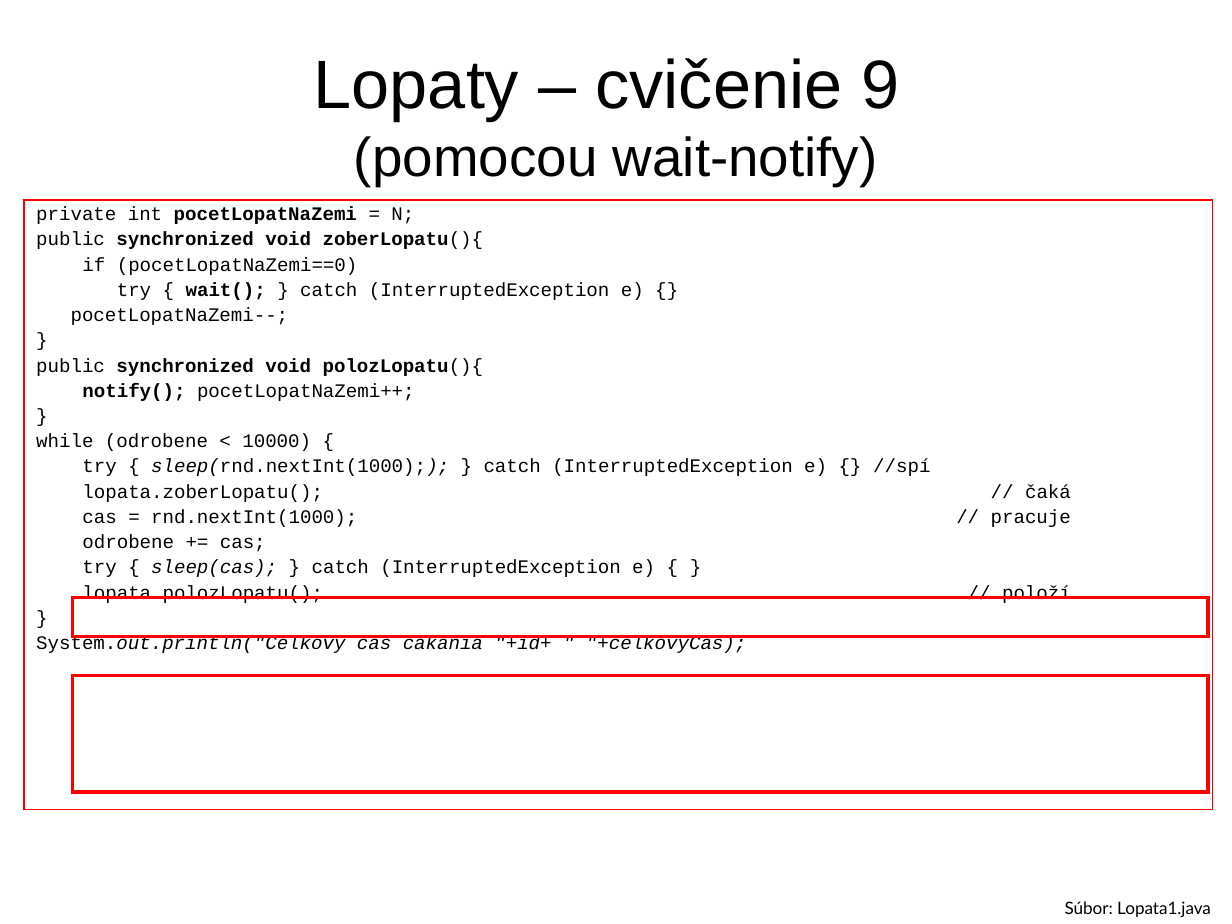
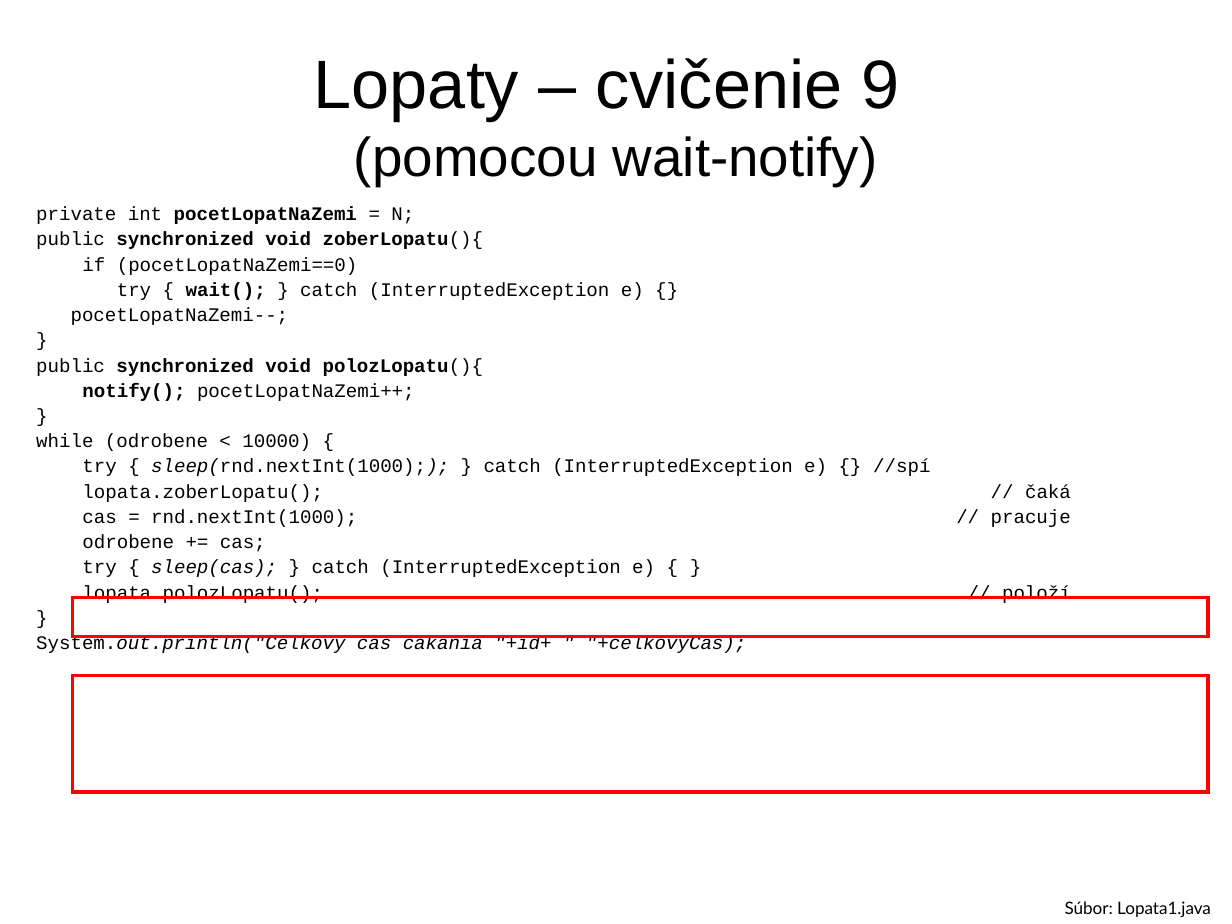
Before and after one commit to Programovanie4/Prednasky, a slide deck: slide 20 of 09/09_java.ppt. Drawn at 1232x924 pixels with LibreOffice and Linux fonts; fonts in the diff are those of the drawing. Boxes give left, top, right and bottom in pixels: in the first picture for what was removed or moved away, otherwise in the second. Text is boxed around its words. In the diff, an @@ line names an element or a change of style, - is before the commit and + after.

```diff
--- a/09/09_java.ppt
+++ b/09/09_java.ppt
@@ text "private int pocetLopatNaZemi = N;": place and size @@
-text "private int pocetLopatNaZemi = N;" at [25, 200, 1214, 809]
+text "private int pocetLopatNaZemi = N;" at [36, 207, 930, 653]
@@ text "private int pocetLopatNaZemi = N;" at [36, 207, 930, 653]: outline #FF0000 0.74 pt to none @@
```
Also in this commit, not shown: 2 other slides changed, 2 slides added, 3 other files.
